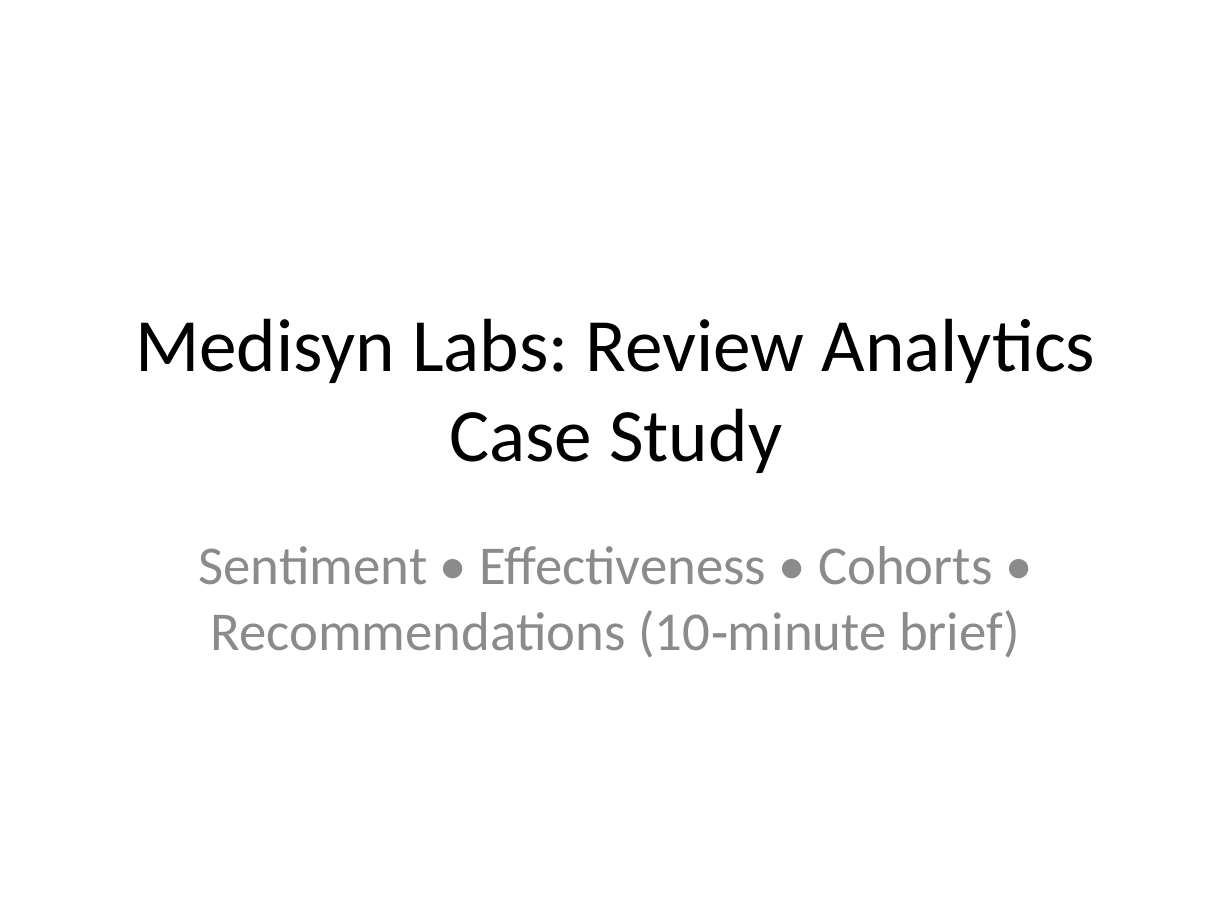
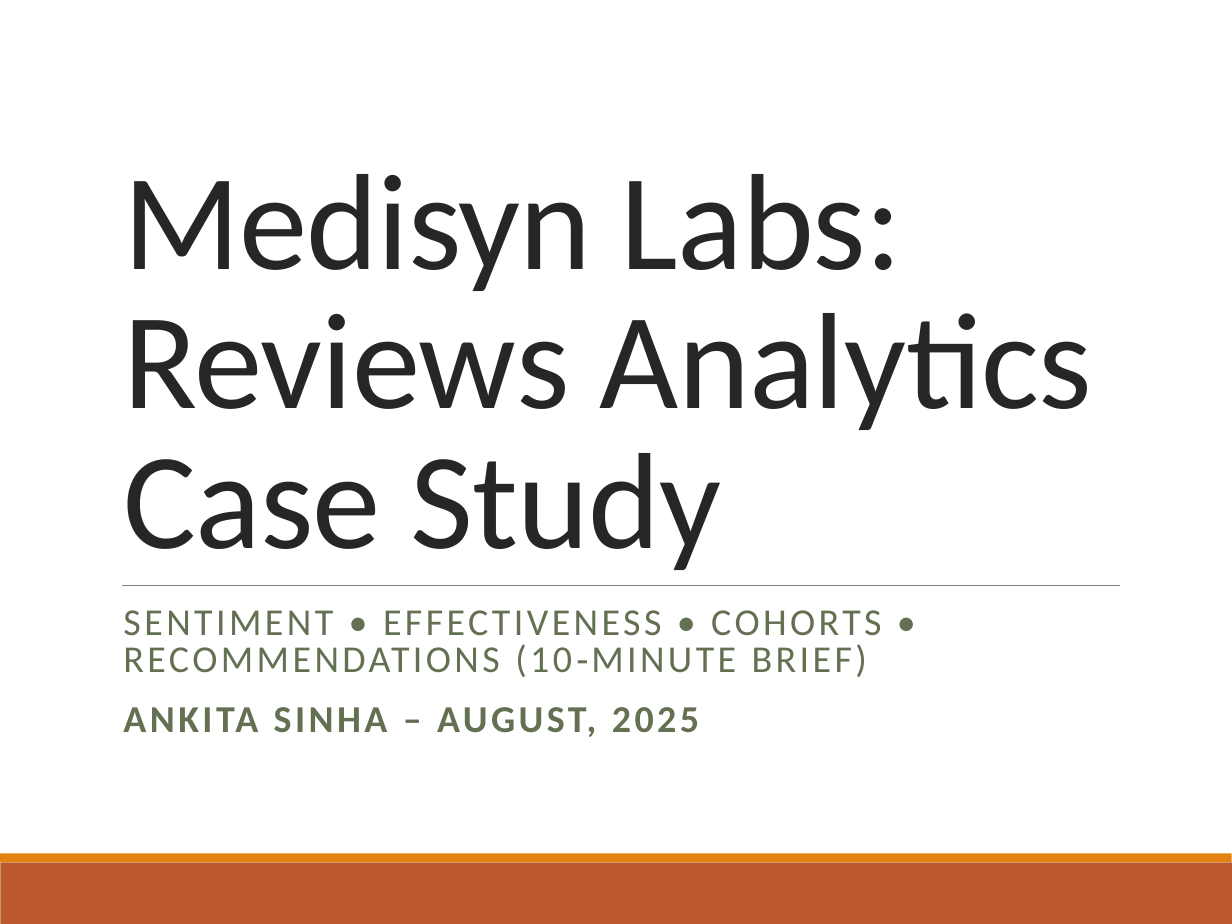
Before and after one commit to ankita-ai/MedisynLabsCaseStudy, a slide deck: slide 1 of Medisyn_Case_Study_4_Use_Cases.pptx. Drawn at 1232x924 pixels with LibreOffice and Linux fonts; fonts in the diff are those of the drawing. Boxes give left, top, right and bottom in pixels: in the first picture for what was removed or moved away, otherwise in the second. Text is boxed around its words. In the diff, an @@ line names an element or a change of style, - is before the commit and + after.

```diff
--- a/Medisyn_Case_Study_4_Use_Cases.pptx
+++ b/Medisyn_Case_Study_4_Use_Cases.pptx
@@ title "Medisyn Labs: Reviews Analytics Case ..." at [123,174,1093,570]: vertical alignment middle to bottom @@
@@ title at [123,174,1093,570]: text changed; size 44 to 80 pt; text colour #000000 to #262626 @@
-Medisyn Labs: Review Analytics Case Study
+Medisyn Labs: Reviews Analytics Case Study
@@ line added from (122, 585) to (1120, 585), #808080 0.5 pt @@
@@ subtitle at [123,610,881,737]: text changed; size 32 to 22.2 pt; text colour #8C8C8C to #637052 @@
-Sentiment • Effectiveness • Cohorts • Recommendations (10‑minute brief)
+SENTIMENT • EFFECTIVENESS • COHORTS • RECOMMENDATIONS (10‑MINUTE BRIEF)
+ANKITA SINHA – AUGUST, 2025
@@ rectangle added at [0,862,1232,924], fill #BD582C @@
@@ rectangle added at [0,854,1232,862], fill #E48312 @@
```
Also in this commit, not shown: 8 other slides changed, 7 slides added, 1 slide removed.
